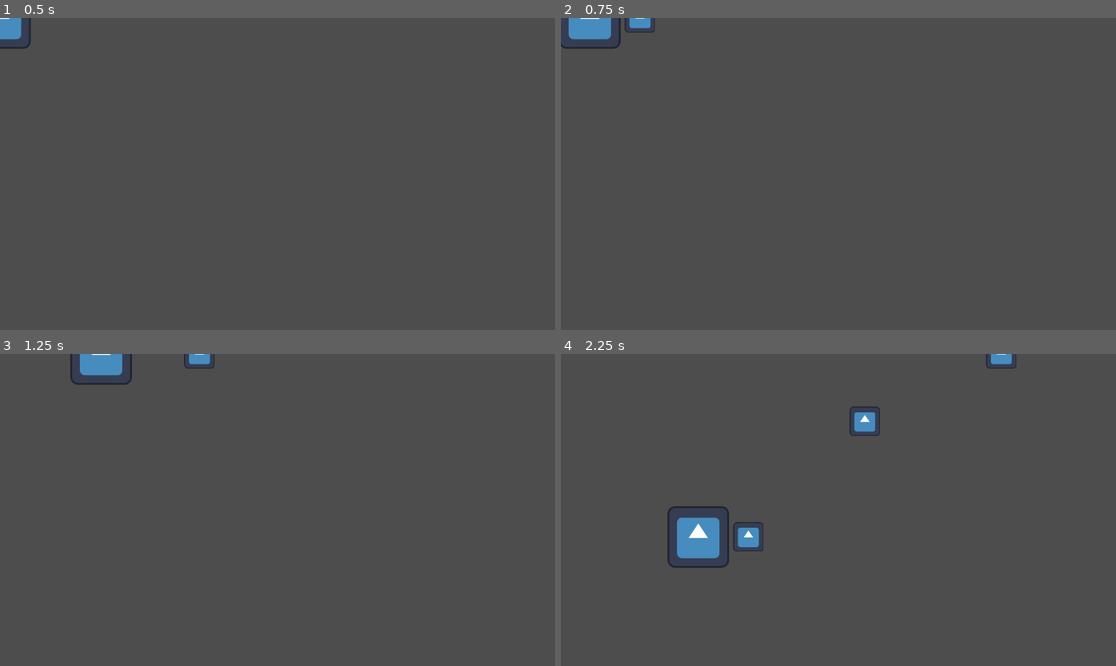
Above: before the commit, frames 1-4 (two rows, left to right).
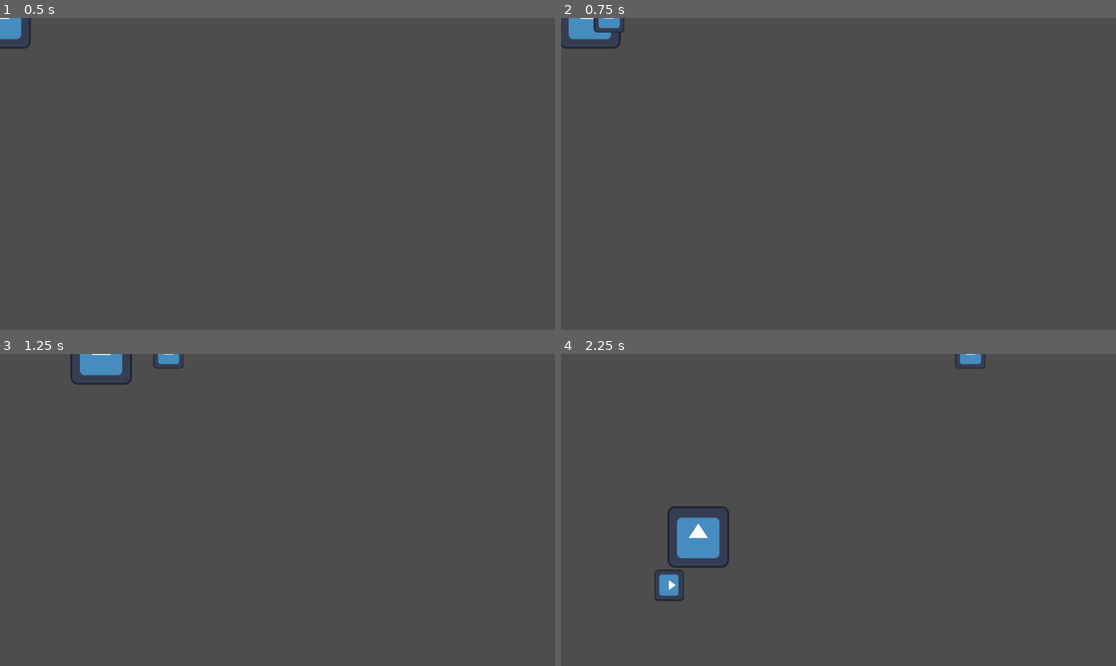
Above: after the commit, the same moments.

Repository: Zayzay124/Dungeon_Divers
Game: Godot game, scene res://Scenes/test_level.tscn
Two runs of this game, one before a commit and one after it. Both use one fixed random seed, a clock stepped at 60 frames per second and the inputs below. The project has no main scene, so this scene is started directly. The engine's default icon, where the game draws it, is replaced by a stand-in: a white triangle on a blue panel in a dark square.
Inputs:
- Up to frame 1 (0.5 s): no input
- Up to frame 2 (0.75 s): tap Enter at 0.5 s; hold D (right) from 0.53 s (still down); hold Space (weapon_attack) from 0.53 s (still down)
- Up to frame 3 (1.25 s): keep holding D (right); keep holding Space (weapon_attack)
- Up to frame 4 (2.25 s): release D (right) at 1.28 s; release Space (weapon_attack) at 1.28 s; hold S (down) 1.28-2.03 s; tap Shift (dash) at 1.35 s; tap Space (weapon_attack) at 1.55 s; hold D (right) from 2.03 s (still down); hold Space (weapon_attack) from 2.03 s (still down)

Frame 1 is identical in both runs. In frame 2, 0.3% of the frame differs, in the area x 5-17%, y 0-5%; in frame 3, 0.3%; in frame 4, 1.3%, in the area x 16-82%, y 0-80%.

Commit message:
Working Range Attack and Imported Assets
- Rudimentary shooting system will update with sprite when sprites are available
- All player assets posted on 9/22/2024 imported

Diff:
--- a/Scenes/player.tscn
+++ b/Scenes/player.tscn
@@ -28,7 +28,6 @@
 one_shot = true
 
 [node name="AttackOrigin" type="Node2D" parent="."]
-position = Vector2(64, 0)
 
 [connection signal="body_entered" from="HurtBox" to="." method="_on_hurtbox_body_entered"]
 [connection signal="timeout" from="DashTimer" to="." method="_on_dash_timer_timeout"]
--- a/Scripts/Player.gd
+++ b/Scripts/Player.gd
@@ -11,6 +11,7 @@
 
 
 var input_dir:Vector2 = Vector2.ZERO
+var last_dir:Vector2 = Vector2.ZERO
 
 var dash_dir:Vector2 = Vector2.ZERO
 var can_dash:bool = true
@@ -37,12 +38,15 @@
 func _physics_process(delta):
 	input_dir = Input.get_vector("left","right","up","down");
 
+	if input_dir != Vector2.ZERO:
+		last_dir = input_dir
+
 	if Input.is_action_pressed("right") || Input.is_action_pressed("left"):
 		input_dir.y = 0
 	elif Input.is_action_pressed("up") || Input.is_action_pressed("down"):
 		input_dir.x = 0
-	else:
-		input_dir = Vector2.ZERO
+	#else:
+	#	input_dir = Vector2.ZERO
 
 	input_dir = input_dir.normalized()
 
@@ -64,11 +68,11 @@
 
 func weapon_attack():
 	#activate melee attacks
-	print("attask")
 	#initialize ranged attack
 	#use $AttackOrigin to initialize attack
+	##Ranged Attack
 	var projectile = range_attack.instantiate()
-	projectile.initialize($AttackOrigin.global_position, self.rotation)
+	projectile.initialize($AttackOrigin.global_position, last_dir.angle())
 	get_parent().add_child(projectile)
 	projectile.activate()
 
@@ -80,11 +84,8 @@
 	taken_damage.emit()
 	#modify health
 
+
 ##Collision check
-#when invincible is true
-
-
-
 func _on_hurtbox_body_entered(body):
 	if body.is_in_group("enemy") and not is_invincible:
 		#hit(body.get_damage())
Binary file added: Art/Player/axolotl_player/(WIP) axolotl_walkAnim-spriteSheet.png
Not shown, added: Art/Player/axolotl_player/(WIP) axolotl_walkAnim-spriteSheet.png.import
Binary file added: Art/Player/axolotl_player/(WIP) axolotl_walkAnim.gif
Binary file added: Art/Player/axolotl_player/axolotl_idleAnim-spriteSheet.png
Not shown, added: Art/Player/axolotl_player/axolotl_idleAnim-spriteSheet.png.import
Binary file added: Art/Player/axolotl_player/axolotl_idleAnim.gif
Binary file added: Art/Player/bird_player/bird_idleAnim-spriteSheet.png
Not shown, added: Art/Player/bird_player/bird_idleAnim-spriteSheet.png.import
Binary file added: Art/Player/bird_player/bird_idleAnim.gif
Binary file added: Art/Player/cat_player/cat_idleAnim-spriteSheet.png
Not shown, added: Art/Player/cat_player/cat_idleAnim-spriteSheet.png.import
Binary file added: Art/Player/cat_player/cat_idleAnim.gif
(and 8 more such lines)
